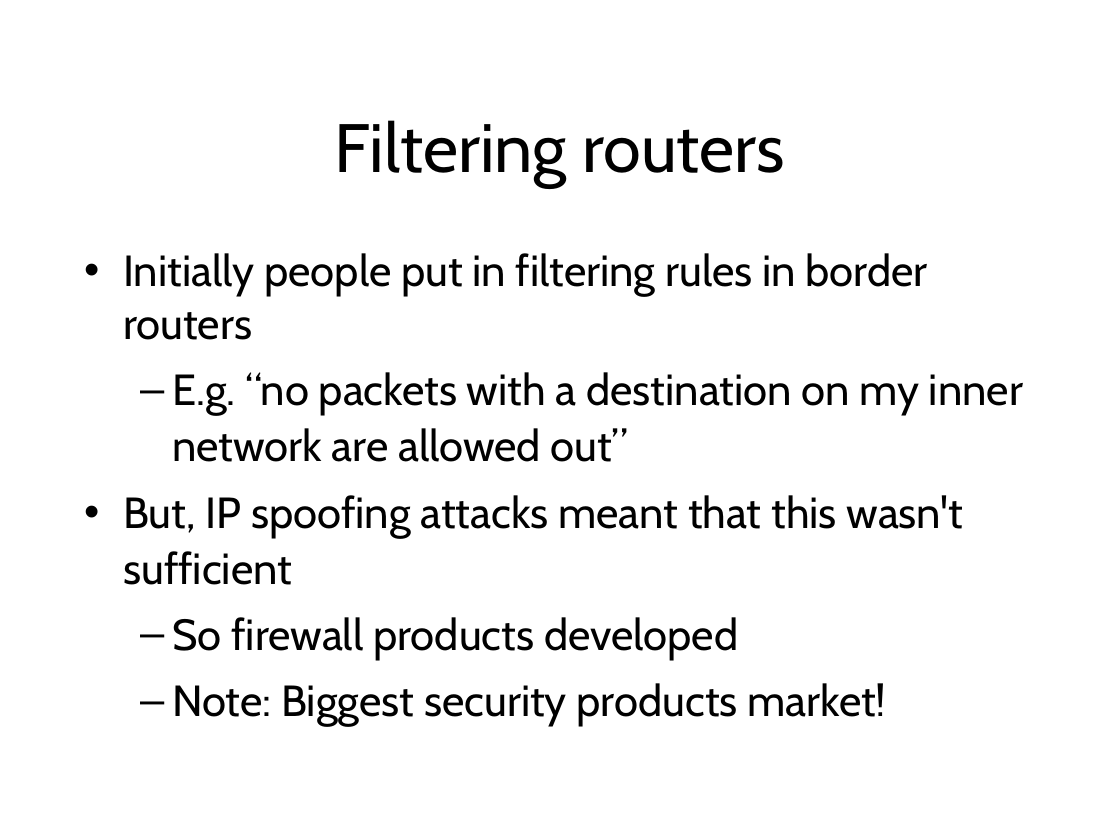
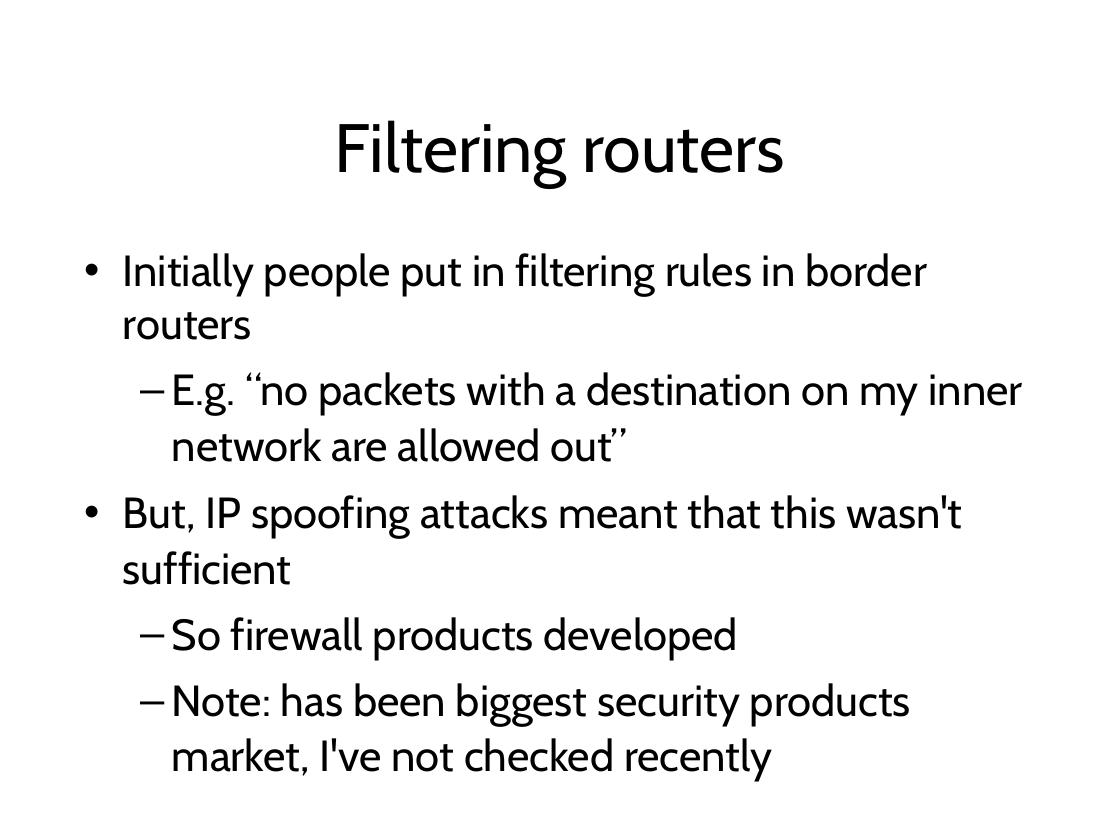
Before and after one commit to sftcd/cs7053, a slide deck: slide 40 of 2016lectures/02-concepts.ppt. Drawn at 1120x840 pixels with LibreOffice and Linux fonts; fonts in the diff are those of the drawing. Boxes give left, top, right and bottom in pixels: in the first picture for what was removed or moved away, otherwise in the second. Text is boxed around its words. In the diff, an @@ line names an element or a change of style, - is before the commit and + after.

```diff
--- a/2016lectures/02-concepts.ppt
+++ b/2016lectures/02-concepts.ppt
@@ text at (172,683,911,782): text changed @@
-  – Note: Biggest security products market!
+  – Note: has been biggest security products market, I've not checked recently
```
Also in this commit, not shown: 43 other slides changed, 2 slides added.
